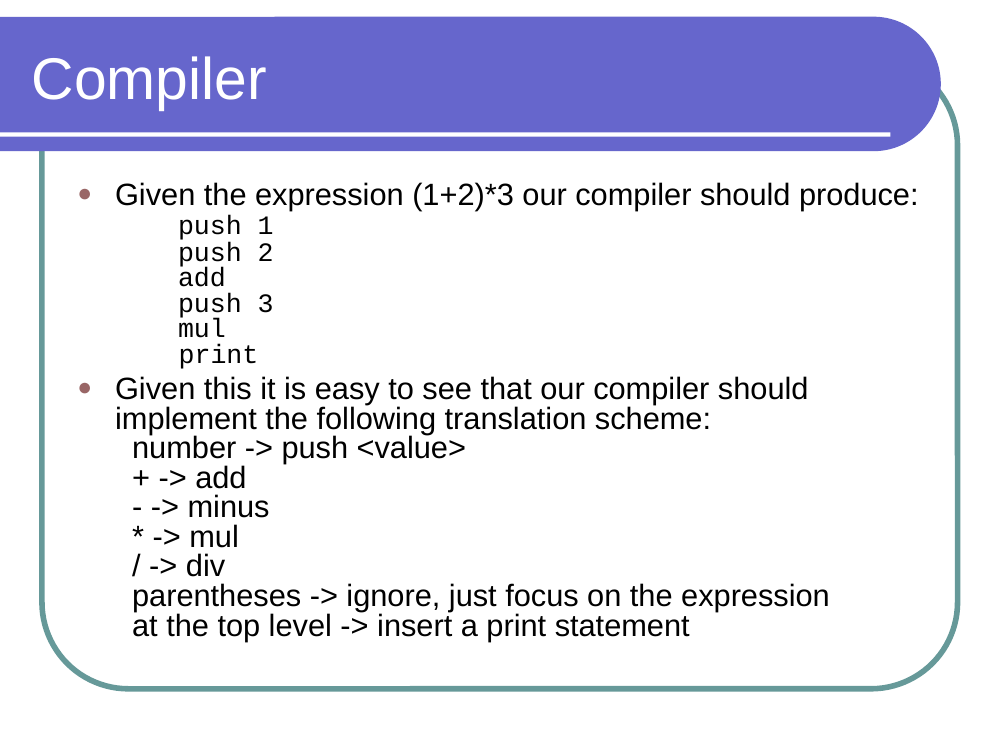
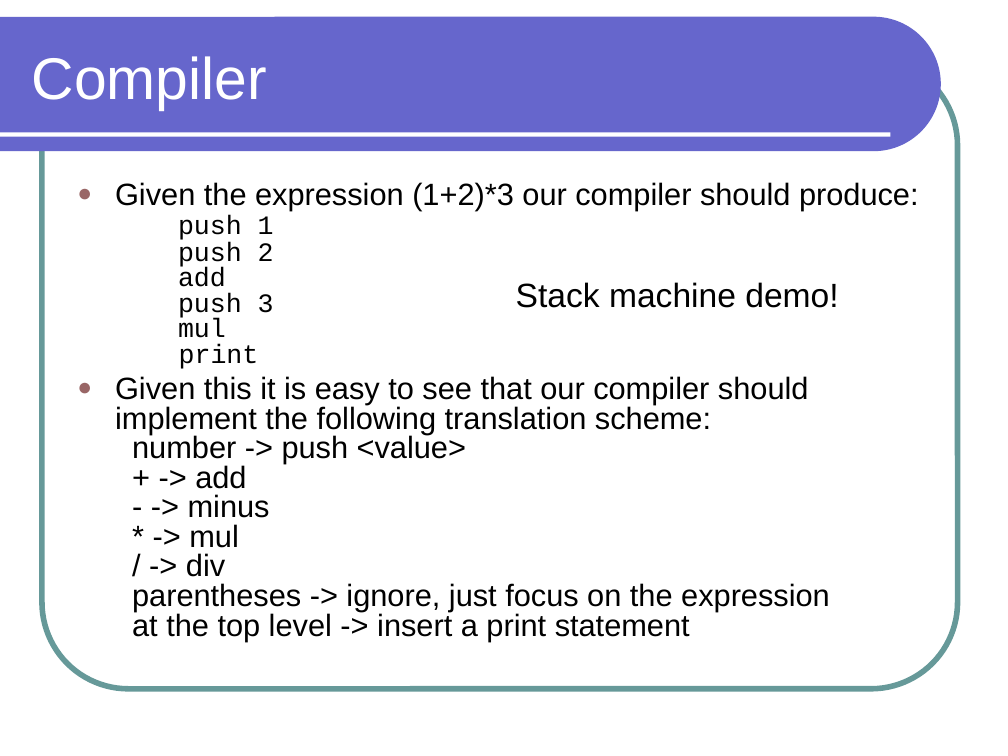
Before and after one commit to lutzhamel/CSC301, a slide deck: slide 24 of notes/csc301-ln012.ppt. Drawn at 1008x756 pixels with LibreOffice and Linux fonts; fonts in the diff are those of the drawing. Boxes give left, top, right and bottom in pixels: in the first picture for what was removed or moved away, otherwise in the second. Text is boxed around its words. In the diff, an @@ line names an element or a change of style, - is before the commit and + after.

```diff
--- a/notes/csc301-ln012.ppt
+++ b/notes/csc301-ln012.ppt
@@ text added at [516,282,838,308], 24 pt, text #000000 @@
+Stack machine demo!
```
Also in this commit, not shown: 1 other slide changed, 20 other files.
